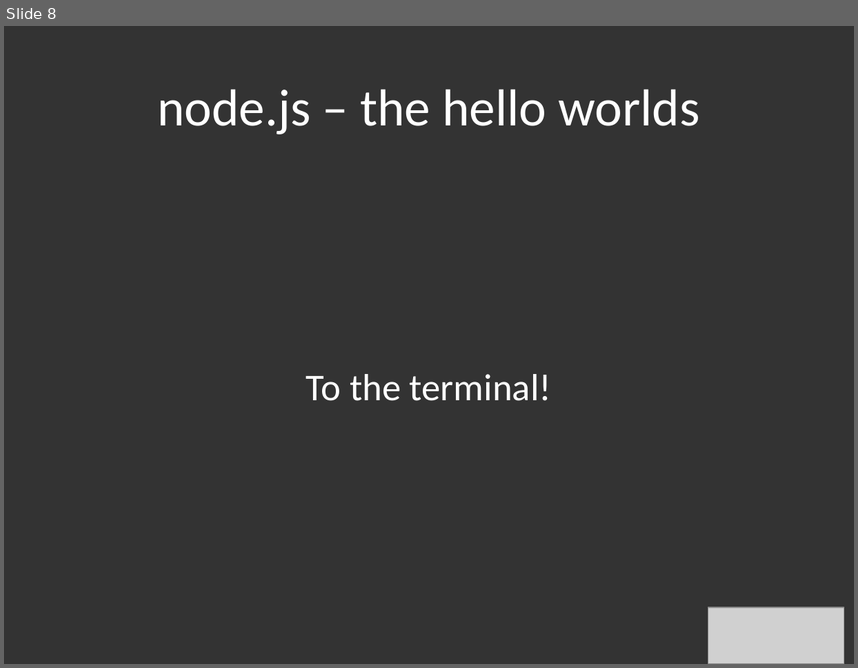
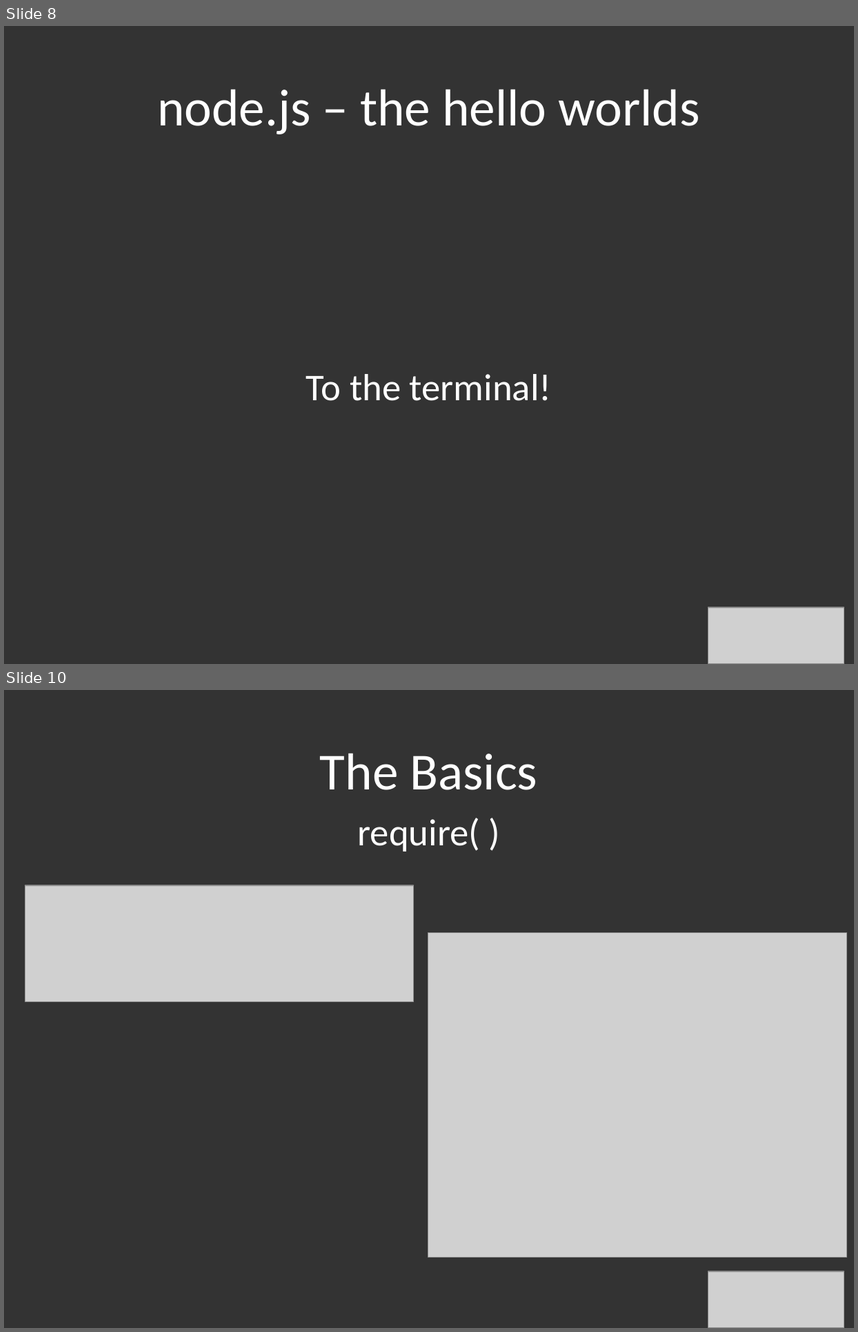
Before and after one commit to hlfshell/node.jSTL-Intro-Series---An-Introduction-to-Express, a slide deck: nodejs intro to express.pptx. Shown one above the other, each under a label of ours: slide 8 before the commit, slides 8 and 10 after it; the slides between them are not shown. The pictures are 858x668 and 858x1332 pixels, drawn with LibreOffice and Linux fonts; fonts in the diff are those of the drawing; grey boxes stand for pictures. Boxes give left, top, right and bottom in pixels: in the first picture for what was removed or moved away, otherwise in the second. Text is boxed around its words. In the diff, an @@ line names an element or a change of style, - is before the commit and + after.

```diff
--- a/nodejs intro to express.pptx
+++ b/nodejs intro to express.pptx
@@ slide 10 added at [4, 690, 854, 1328], background #333333 @@
@@ title added at [320, 753, 538, 790], 44 pt, text #FFFFFF @@
+The Basics
@@ text added at [357, 818, 480, 851], 32 pt, text #FFFFFF @@
+require( )
@@ picture added at [25, 885, 414, 1002] @@
@@ picture added at [428, 932, 847, 1256] @@
@@ picture added at [708, 1270, 844, 1328] @@
```
Also in this commit, not shown: 3 slides changed, 20 other slides added, 1 slide removed, 8 other files.
